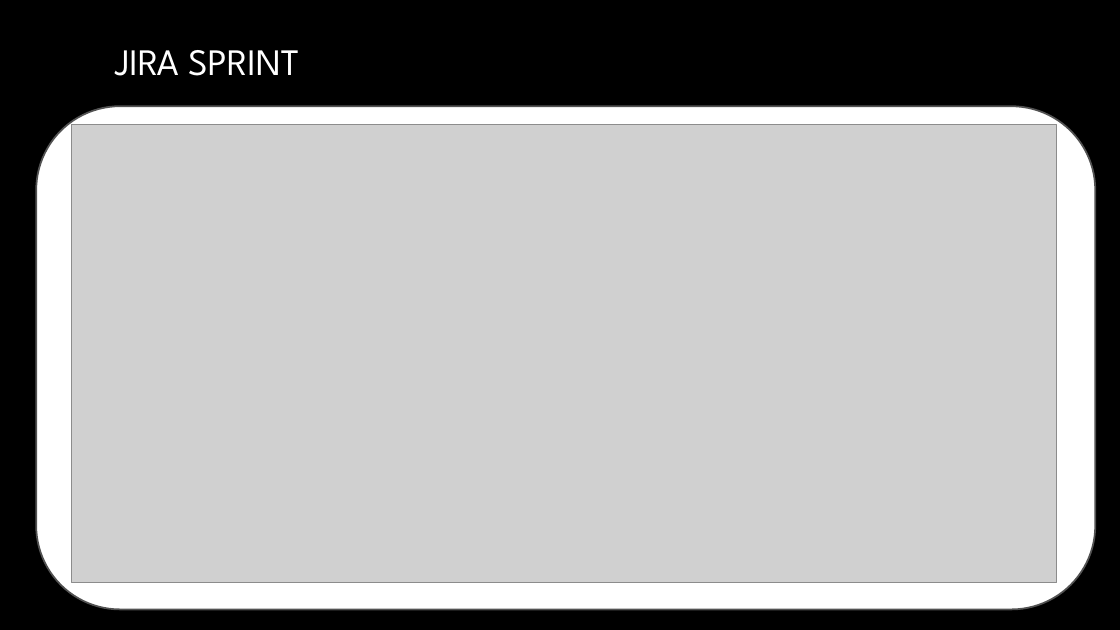
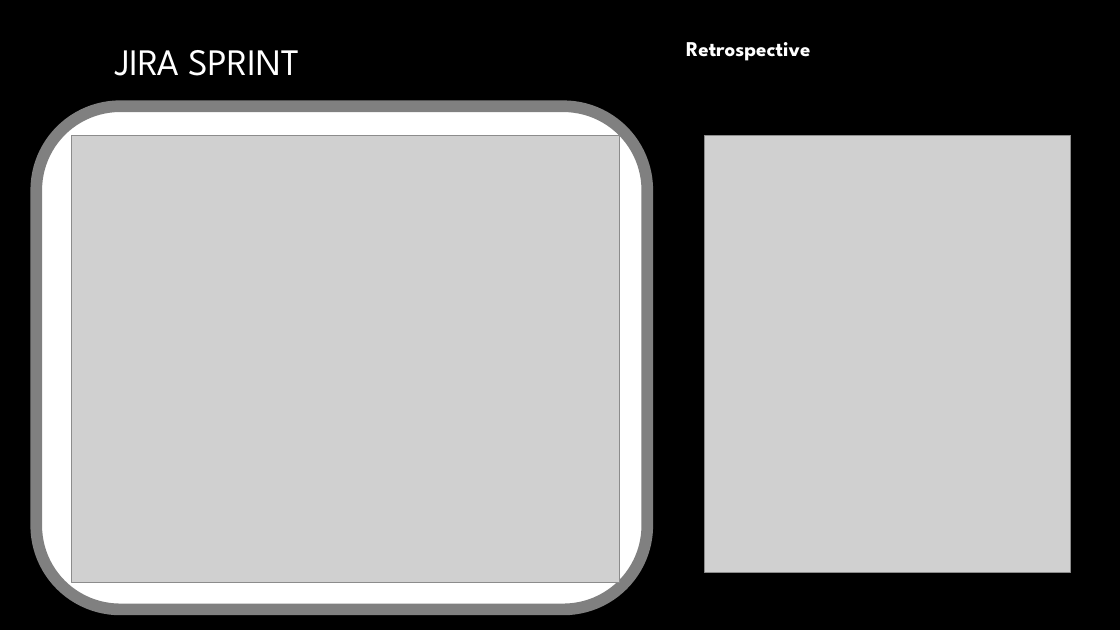
Before and after one commit to rlennon/CrowSoft, a slide deck: slide 6 of Documentation/CrowSoft.pptx (slide 5 before the commit). Drawn at 1120x630 pixels with LibreOffice and Linux fonts; fonts in the diff are those of the drawing; grey boxes stand for pictures; background and template pictures are left out. Boxes give left, top, right and bottom in pixels: in the first picture for what was removed or moved away, otherwise in the second. Text is boxed around its words. In the diff, an @@ line names an element or a change of style, - is before the commit and + after.

```diff
--- a/Documentation/CrowSoft.pptx
+++ b/Documentation/CrowSoft.pptx
@@ text added at (x1=686, y1=42, x2=810, y2=61), 18 pt, text #FFFFFF, bold @@
+Retrospective
@@ rounded rectangle resized from (x1=36, y1=106, x2=1096, y2=609) to (x1=36, y1=106, x2=647, y2=609) @@
@@ rounded rectangle at (x1=36, y1=106, x2=647, y2=609): outline #525252 1.5 pt to #808080 10 pt @@
@@ picture resized from (x1=71, y1=124, x2=1057, y2=582) to (x1=71, y1=135, x2=619, y2=583) @@
@@ picture added at (x1=704, y1=135, x2=1070, y2=573) @@
```
Also in this commit, not shown: 3 other slides changed, 4 slides added, 1 slide removed.
